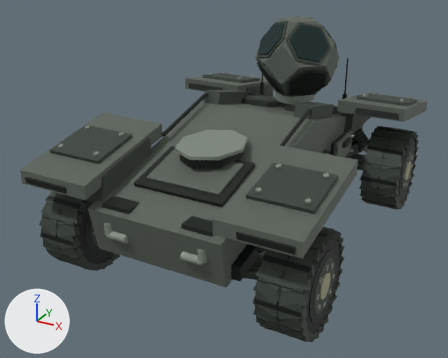
An edit to the glTF model assets/xb12/xb12_d0_lod0.glb, drawn before and after from the same camera.
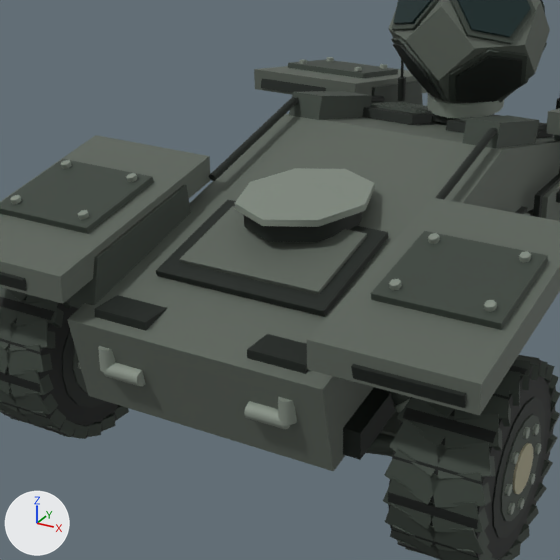
Old and new are each drawn whole from a 50 mm lens placed at (2.87, -5.93, 3.54), pointed at (-0.21, -0.33, 0.74) and again close up on the part from 12% to 77% of the width and 12% to 93% of the height. The lights are fixed; the arrows at lower left show +X, +Y and +Z. The older version's two pictures come first. Where no turn or scale is listed for an object, it has been applied to the vertices. Vertices at exactly the same position are counted once.

Objects in the first close-up: 'SENSOR_HEX_SPHERE', 'SENSOR_INSTRUMENTS', 'SUSP_ARM_FR', 'WHEEL_FL', 'WHEEL_FR', 'XB12_HULL' and 1 more.
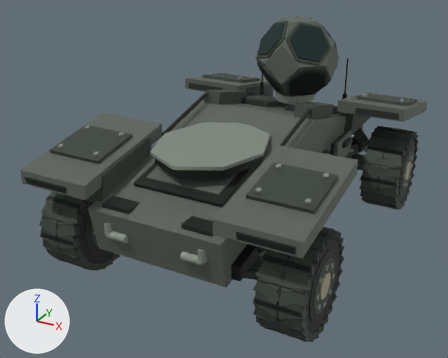
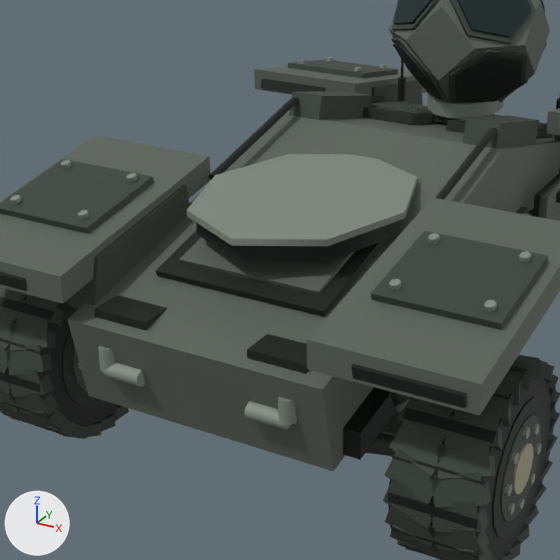
Scene script edits in JSON lines:
```json
{"block": "me_mesh_0", "where": "me_mesh_0.from_pydata(...)  # 1431 vertices, 2412 faces; spans x -1.44..1.44, y -2.12..2.1, z 0.52..1.85"}
{"block": "me_mesh_0", "where": "# used by ob_xb12_hull; location = (0.0, 0.0, 0.0)"}
{"block": "me_mesh_0", "change": "me_mesh_0 part 1: 32 of 1431 vertices moved; they spanned x -0.34..0.34, y -1.38..-0.52, z 1.27..1.41 and now span x -0.56..0.56, y -1.65..-0.25, z 1.27..1.41; mean shift (0.0, 0.0, 0.0); largest move (0.0, -1.38, 1.41) -> (0.0, -1.65, 1.41)"}
```

Boxes (x1, y1, x2, y2) around the edits, measured in the close-ups (560 x 560 px; the box of a moved part takes in the faces that stretch with it):
```json
{"part": 1, "of": "me_mesh_0", "change": "moved or reshaped", "before": [235, 168, 375, 242], "after": [187, 154, 417, 262]}
```
